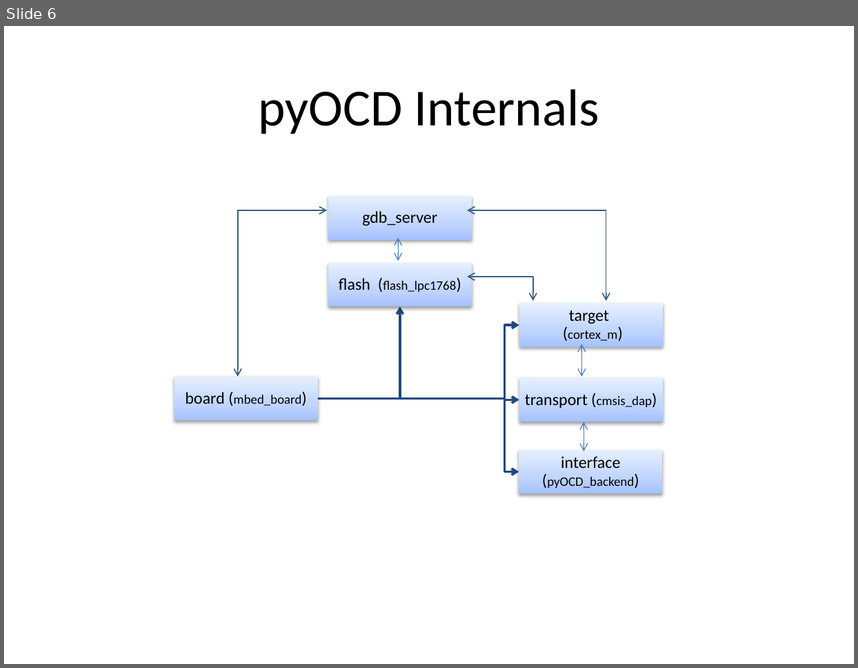
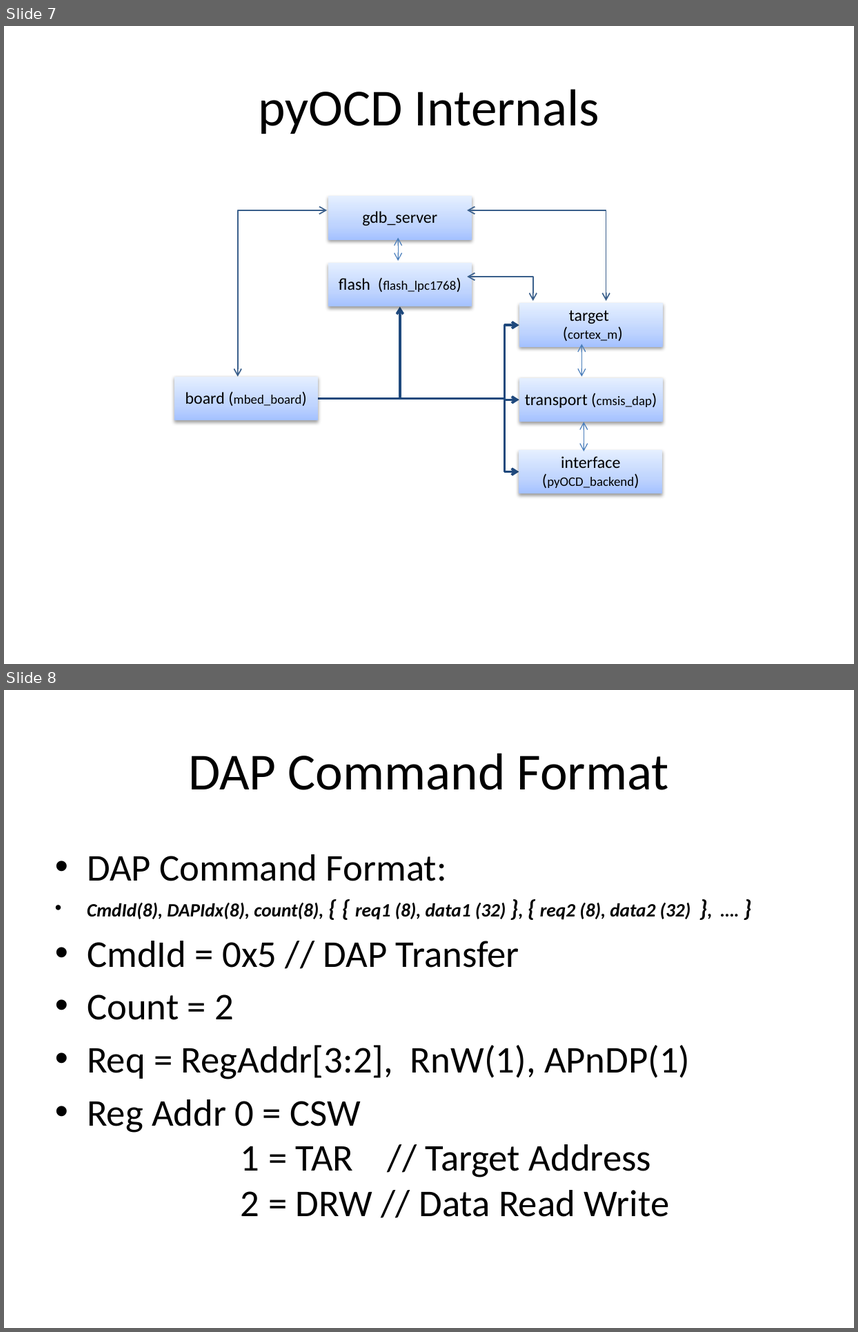
Before and after one commit to kripa15/EmbFW_HW, a slide deck: ThesisReport/StepCommand_ReportPresentation.pptx. Shown one above the other, each under a label of ours: slide 6 before the commit, slides 7 and 8 after it. The pictures are 858x668 and 858x1332 pixels, drawn with LibreOffice and Linux fonts; fonts in the diff are those of the drawing. Boxes give left, top, right and bottom in pixels: in the first picture for what was removed or moved away, otherwise in the second. Text is boxed around its words. In the diff, an @@ line names an element or a change of style, - is before the commit and + after.

```diff
--- a/ThesisReport/StepCommand_ReportPresentation.pptx
+++ b/ThesisReport/StepCommand_ReportPresentation.pptx
@@ slide 8 added at [4,690,854,1328], background #FFFFFF @@
@@ title added at [188,753,669,790], 44 pt, text #000000 @@
+DAP Command Format
@@ text added at [87,854,691,1216], 32 pt, text #000000 @@
+• DAP Command Format:
+• CmdId(8), DAPIdx(8), count(8), { { req1 (8), data1 (32) }, { req2 (8), data2 (32) }, …. }
+• CmdId = 0x5 // DAP Transfer
+• Count = 2
+• Req = RegAddr[3:2], RnW(1), APnDP(1)
+• Reg Addr 0 = CSW
+  1 = TAR // Target Address
+  2 = DRW // Data Read Write
@@ what was slide 6 is now slide 7 @@
```
Also in this commit, not shown: 1 slide changed, 2 other slides added.
